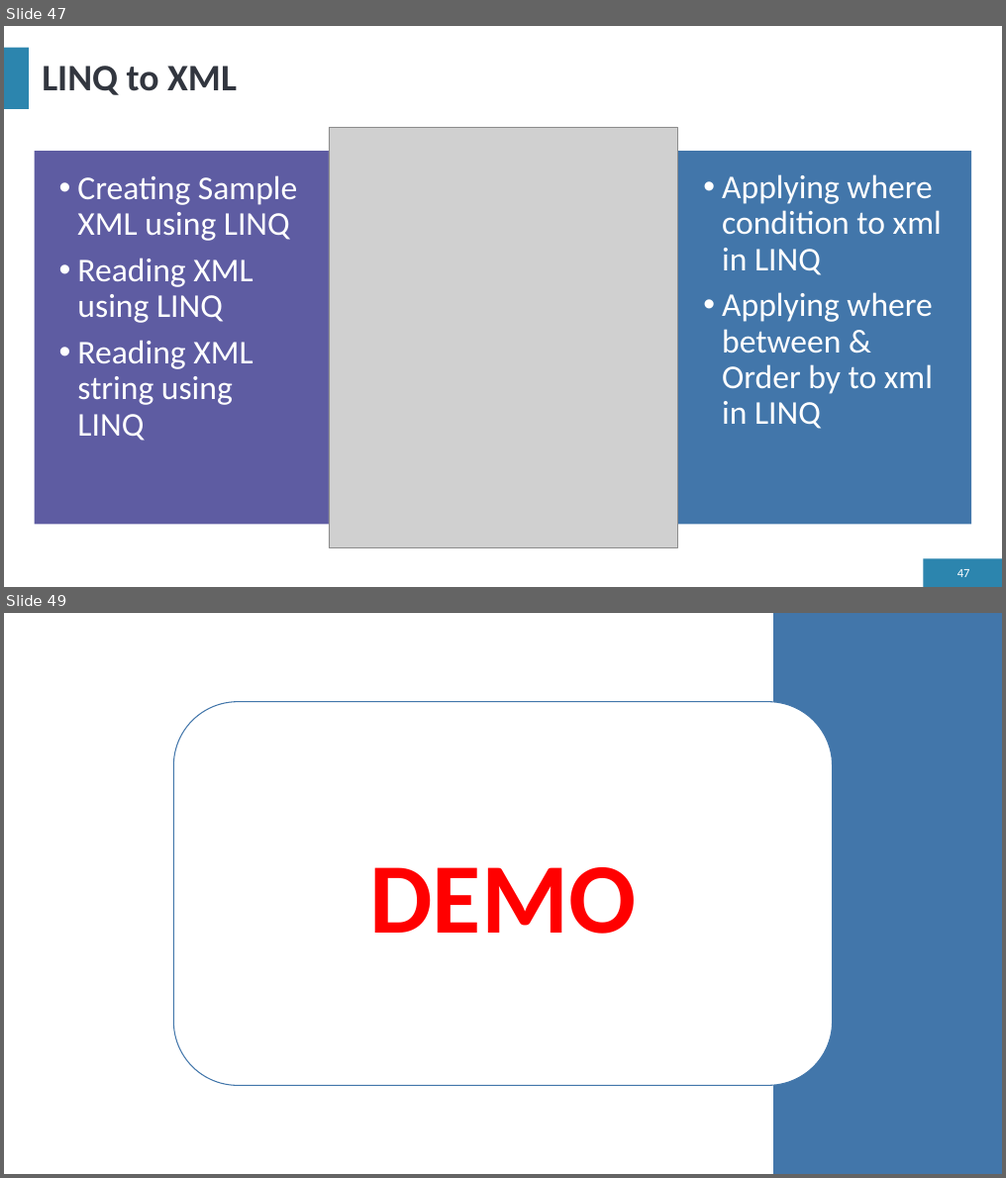
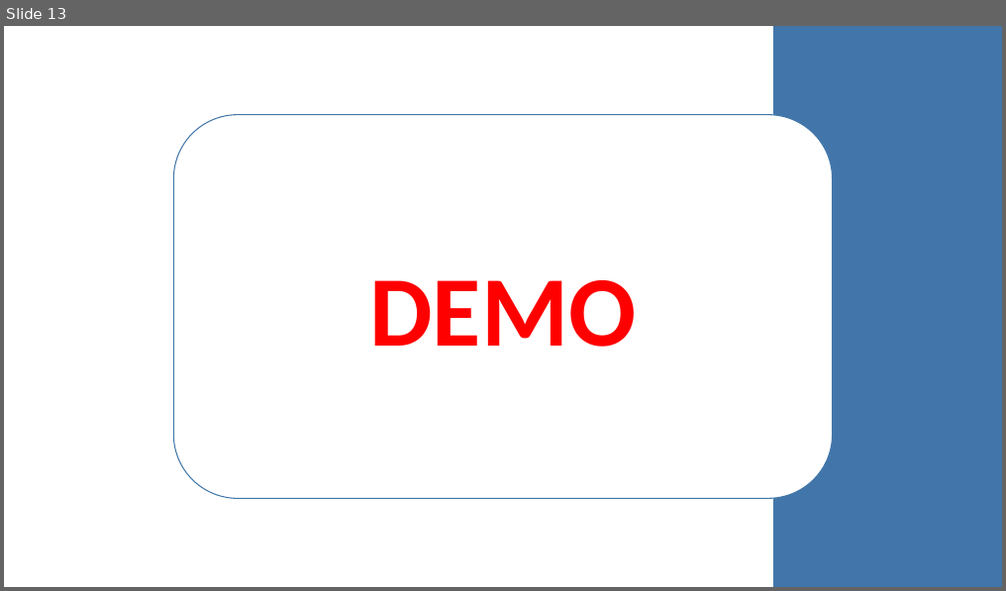
Before and after one commit to letranbaosuong/Lap-Trinh-Moi-Truong-Truc-Quan, a slide deck: Bao_Cao/LinQ.pptx. Shown one above the other, each under a label of ours: slides 47 and 49 before the commit, slide 13 after it; the slides between them are not shown. The pictures are 1006x1178 and 1006x591 pixels, drawn with LibreOffice and Linux fonts; fonts in the diff are those of the drawing; grey boxes stand for pictures; background and template pictures are left out. Boxes give left, top, right and bottom in pixels: in the first picture for what was removed or moved away, otherwise in the second. Text is boxed around its words. In the diff, an @@ line names an element or a change of style, - is before the commit and + after.

```diff
--- a/Bao_Cao/LinQ.pptx
+++ b/Bao_Cao/LinQ.pptx
@@ slide 47 removed at bbox=[4, 26, 1002, 587], background #FFFFFF; not listed: 2 template elements that a slide beside it also shows @@
@@ title removed at bbox=[42, 66, 237, 95] @@
-LINQ to XML
@@ picture removed at bbox=[329, 127, 678, 549] @@
@@ rectangle removed at bbox=[35, 151, 329, 525] @@
@@ rectangle removed at bbox=[677, 151, 971, 525] @@
@@ text removed at bbox=[77, 175, 297, 441] @@
-• Creating Sample XML using LINQ
-• Reading XML using LINQ
-• Reading XML string using LINQ
@@ text removed at bbox=[722, 174, 942, 429] @@
-• Applying where condition to xml in LINQ
-• Applying where between & Order by to xml in LINQ
@@ page number removed at bbox=[957, 570, 970, 577] @@
-47
@@ what was slide 49 is now slide 13 @@
```
Also in this commit, not shown: 11 slides added, 54 other slides removed, 46 other files.
